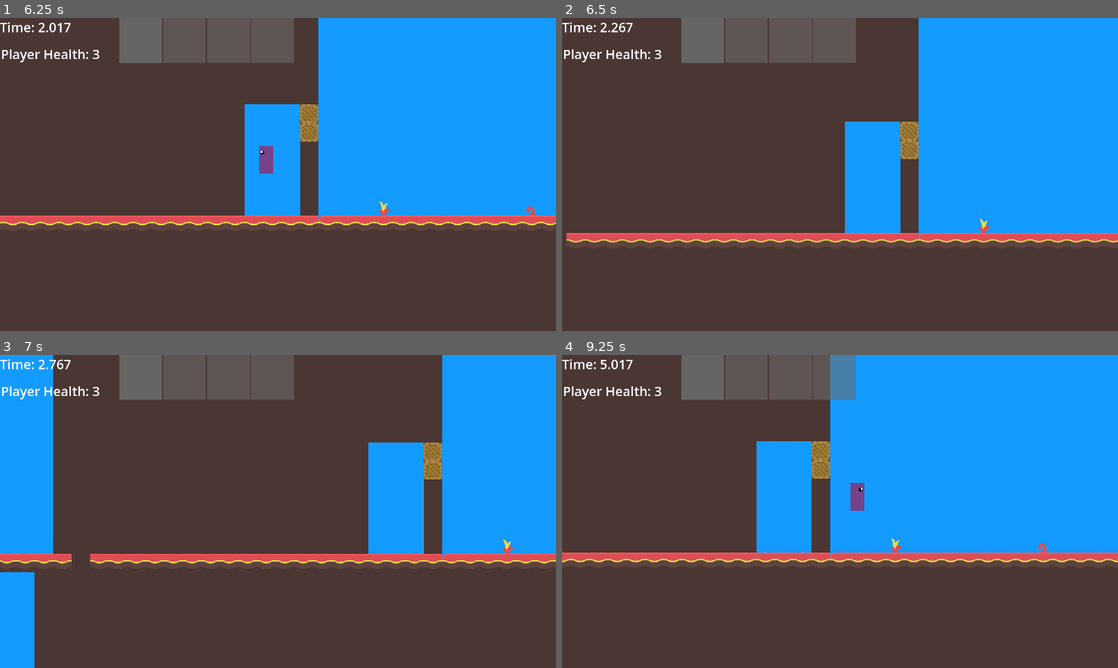
Above: before the commit, frames 1-4 (two rows, left to right).
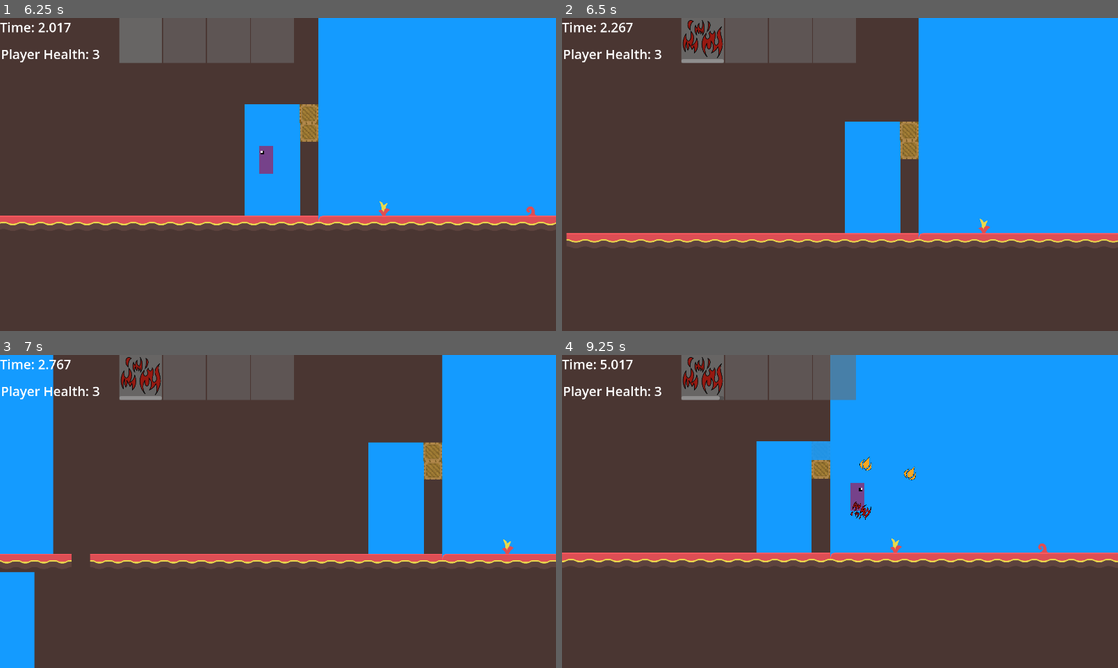
Above: after the commit, the same moments.

Repository: AidanCooper2003/AshenSkies
Game: Godot game, scene res://scenes/levels/playtest_level.tscn
Same seed, same stepped clock (60 frames per second), same inputs: the game is played once before the commit and once after it.
Inputs (mouse positions are in pixels of both pictures, inside the frame that each line leads up to):
- Up to frame 1 (6.25 s): move the mouse to (400, 158) at 0.52 s; press the mouse at (400, 158) at 0.53 s; hold D (Move Right) 0.53-2.03 s; tap Space (Jump) at 0.77, 1.52, 3.02, 3.77, 4.52, 6.02 s; move the mouse to (166, 190) at 1.27 s; release the mouse at (166, 190) at 1.28 s; right-click (166, 190) at 1.35 s; move the mouse to (333, 105) at 2.02 s; hold A (Move Left) 2.03-2.78 s; tap Mouse wheel down (SwapWeaponDown) at 2.1, 5.85 s; move the mouse to (250, 237) at 2.77 s; hold D (Move Right) 2.78-4.28 s; tap Mouse wheel up (SwapWeaponUp) at 2.85 s; move the mouse to (444, 221) at 3.52 s; hold E (Tertiary Fire) 3.53-4.28 s; tap [ (Debug 1) at 4.15 s; move the mouse to (111, 127) at 4.27 s; hold A (Move Left) 4.28-5.03 s; click (111, 127) at 4.35 s; tap R (Debug 2) at 4.9 s; move the mouse to (305, 174) at 5.02 s; hold D (Move Right) 5.03-5.78 s; hold Right mouse button (Secondary Fire) 5.03-5.78 s; tap K (Debug 3) at 5.65 s; move the mouse to (194, 96) at 5.77 s; hold A (Move Left) from 5.78 s (still down)
- Up to frame 2 (6.5 s): keep holding A (Move Left); tap L (Debug 4) at 6.4 s
- Up to frame 3 (7 s): keep holding A (Move Left); move the mouse to (400, 495) at 6.52 s; tap Mouse wheel up (SwapWeaponUp) at 6.6 s; tap Space (Jump) at 6.77 s
- Up to frame 4 (9.25 s): move the mouse to (728, 527) at 7.27 s; release A (Move Left) at 7.28 s; hold D (Move Right) from 7.28 s (still down); tap E (Tertiary Fire) at 7.35 s; tap Space (Jump) at 7.52, 9.02 s; move the mouse to (895, 442) at 8.02 s; press the mouse at (895, 442) at 8.03 s; move the mouse to (812, 574) at 8.77 s; release the mouse at (812, 574) at 8.78 s; right-click (812, 574) at 8.85 s

Frame 1 is identical in both runs. In frame 2, 0.5% of the frame differs, in the area x 21-30%, y 0-15%; in frame 3, 0.5%; in frame 4, 0.9%, in the area x 21-64%, y 0-53%.

Commit message:
Added depleted ash

Diff:
--- a/csv/recipes.csv
+++ b/csv/recipes.csv
@@ -6,3 +6,4 @@
 candlemans_brew,"Potion, Fire",2,TRUE
 hydrax,"Potion, Defense",2,FALSE
 terminal_lucidity,"Potion, Transportation, Defense",3,FALSE
+depleted_ash,"Projectile, Fire",2,TRUE
--- a/project.godot
+++ b/project.godot
@@ -26,6 +26,7 @@
 
 window/size/viewport_width=1920
 window/size/viewport_height=1080
+window/size/mode=2
 window/stretch/mode="viewport"
 
 [editor_plugins]
--- a/scenes/objects/projectiles/depleted_ash_bullet.tscn
+++ b/scenes/objects/projectiles/depleted_ash_bullet.tscn
@@ -1,14 +1,14 @@
 [gd_scene load_steps=5 format=3 uid="uid://chkyht7meopu"]
 
 [ext_resource type="Script" path="res://scripts/entities/projectiles/basic_gun_bullet.gd" id="1_gquwf"]
-[ext_resource type="Texture2D" uid="uid://dap7cfh50ghns" path="res://sprites/projectiles/bullet.png" id="2_nxyr7"]
+[ext_resource type="Texture2D" uid="uid://dhsyt7gcum26k" path="res://sprites/projectiles/fire.png" id="2_jrmbf"]
 [ext_resource type="Shape2D" uid="uid://fo3xnkshg13n" path="res://colliders/basic_bullet.tres" id="3_6tv65"]
 [ext_resource type="Script" path="res://scripts/entity-components/damage_dealer_component.gd" id="4_8cb4g"]
 
 [node name="BasicGunBullet" type="RigidBody2D"]
 collision_layer = 2
 collision_mask = 52
-gravity_scale = 0.0
+gravity_scale = 3.0
 continuous_cd = 1
 max_contacts_reported = 5
 contact_monitor = true
@@ -17,8 +17,8 @@
 
 [node name="Sprite2D" type="Sprite2D" parent="."]
 rotation = 1.5708
-scale = Vector2(2, 2)
-texture = ExtResource("2_nxyr7")
+scale = Vector2(0.1, 0.1)
+texture = ExtResource("2_jrmbf")
 offset = Vector2(0, -1)
 
 [node name="CollisionShape2D" type="CollisionShape2D" parent="."]
@@ -31,7 +31,10 @@
 collision_layer = 2
 collision_mask = 36
 script = ExtResource("4_8cb4g")
-_damage = 100
+_damage = 10
+_conditions = {
+"burning": 2.0
+}
 
 [node name="CollisionShape2D" type="CollisionShape2D" parent="DamageDealerComponent"]
 rotation = 1.57815
--- a/scenes/objects/weapons/depleted_ash.tscn
+++ b/scenes/objects/weapons/depleted_ash.tscn
@@ -16,13 +16,18 @@
 script = ExtResource("2_l5a2t")
 bullet_count = 5
 bullet_angle_variance = 0.1
+bullet_velocity_variance = 0.1
 _bullet = ExtResource("3_wadad")
-_bullet_velocity = 1000.0
+_bullet_velocity = 1500.0
 
 [node name="FireDelayTimer" type="Timer" parent="."]
 wait_time = 2.0
 one_shot = true
 
 [node name="Sprite2D" type="Sprite2D" parent="."]
-position = Vector2(259, 258)
+position = Vector2(34, 34)
+rotation = 1.5708
+scale = Vector2(0.133, 0.133)
 texture = ExtResource("4_i4nph")
+
+[connection signal="timeout" from="FireDelayTimer" to="." method="_on_fire_delay_timer_timeout"]
--- a/scripts/entities/weapon_components/multi_projectile_shooter.gd
+++ b/scripts/entities/weapon_components/multi_projectile_shooter.gd
@@ -19,4 +19,4 @@
 		get_tree().current_scene.add_child(bullet_instance)
 		bullet_instance.position = self.global_position
 		bullet_instance.apply_impulse(new_angle * _bullet_velocity * bullet_velocity_offset, Vector2.ZERO)
-		bullet_instance.rotation = new_angle
+		bullet_instance.rotation = new_angle.angle()
--- a/scripts/utility/debug_helper.gd
+++ b/scripts/utility/debug_helper.gd
@@ -17,3 +17,12 @@
 		EventBus.crafting_started.emit()
 	if Input.is_action_just_pressed("Debug 2"):
 		EventBus.ingredients_reset.emit()
+	if Input.is_action_just_pressed("Debug 4"):
+		_assign_weapon("depleted_ash")
+
+
+func _assign_weapon(weapon: String) -> void:
+	var weapon_scene = CSVManager.get_weapon_scene(weapon)
+	if weapon_scene != null:
+		_player._weapon_inventory_manager.add_weapon(weapon_scene)
+	EventBus.weapon_in_slot_changed.emit(_player._weapon_inventory_manager.weapons.size() - 1, weapon)
Binary file added: sprites/projectiles/fire.png
Not shown, added: sprites/projectiles/fire.png.import
